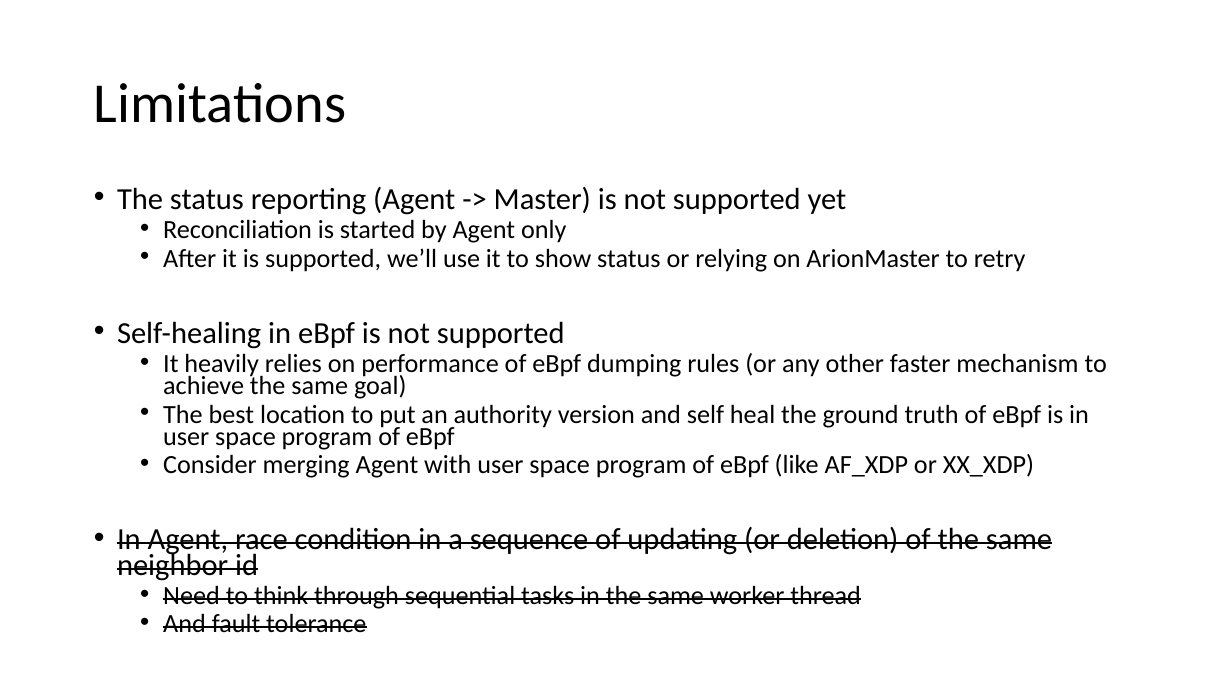
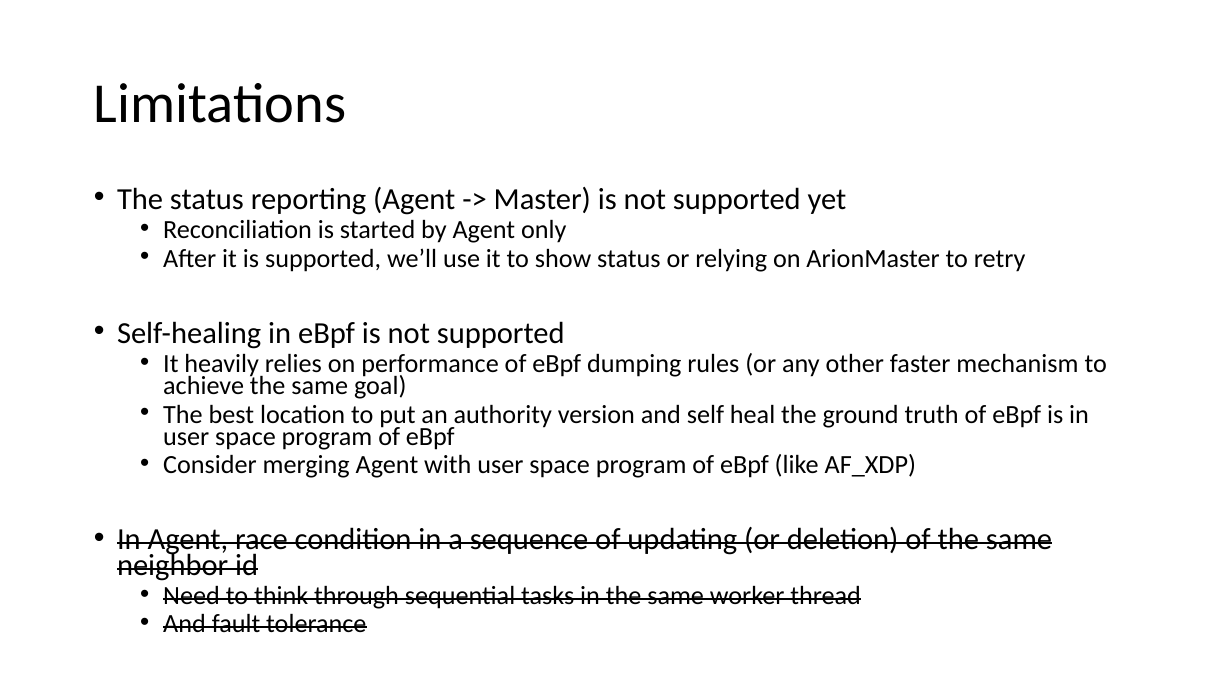
Before and after one commit to futurewei-cloud/arion, a slide deck: slide 18 of docs/design/Arion - State Reconciliation.pptx. Drawn at 1232x693 pixels with LibreOffice and Linux fonts; fonts in the diff are those of the drawing. Boxes give left, top, right and bottom in pixels: in the first picture for what was removed or moved away, otherwise in the second. Text is boxed around its words. In the diff, an @@ line names an element or a change of style, - is before the commit and + after.

```diff
--- a/docs/design/Arion - State Reconciliation.pptx
+++ b/docs/design/Arion - State Reconciliation.pptx
@@ text at box(163, 454, 916, 478): text changed @@
-  • Consider merging Agent with user space program of eBpf (like AF_XDP or XX_XDP)
+  • Consider merging Agent with user space program of eBpf (like AF_XDP)
```
Also in this commit, not shown: 7 other slides changed.
